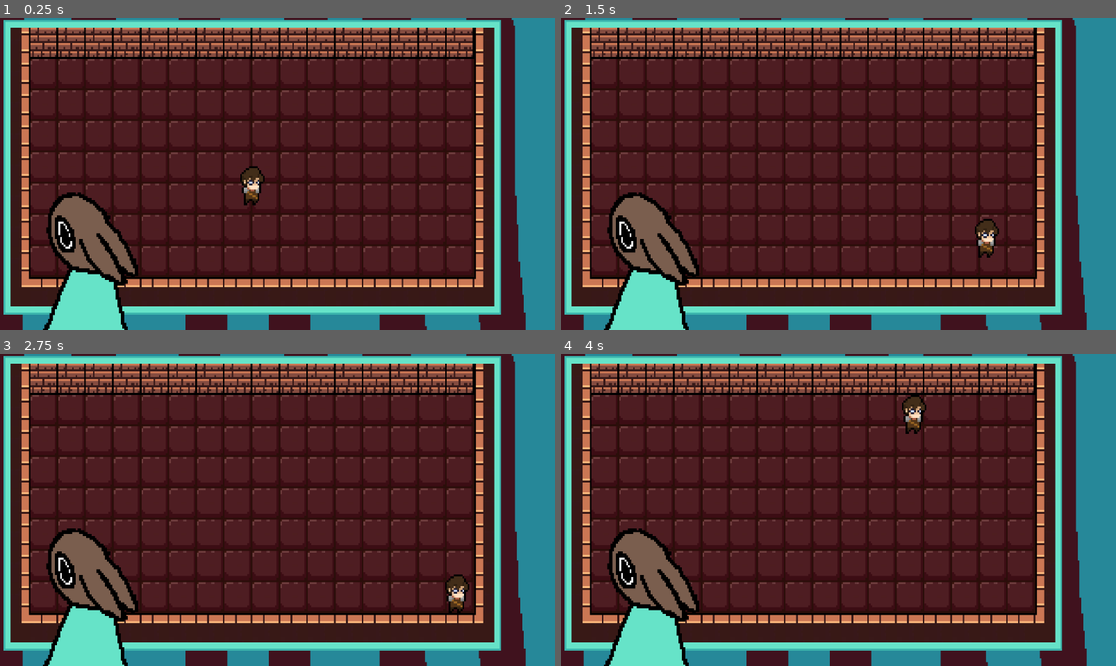
Above: before the commit, frames 1-4 (two rows, left to right).
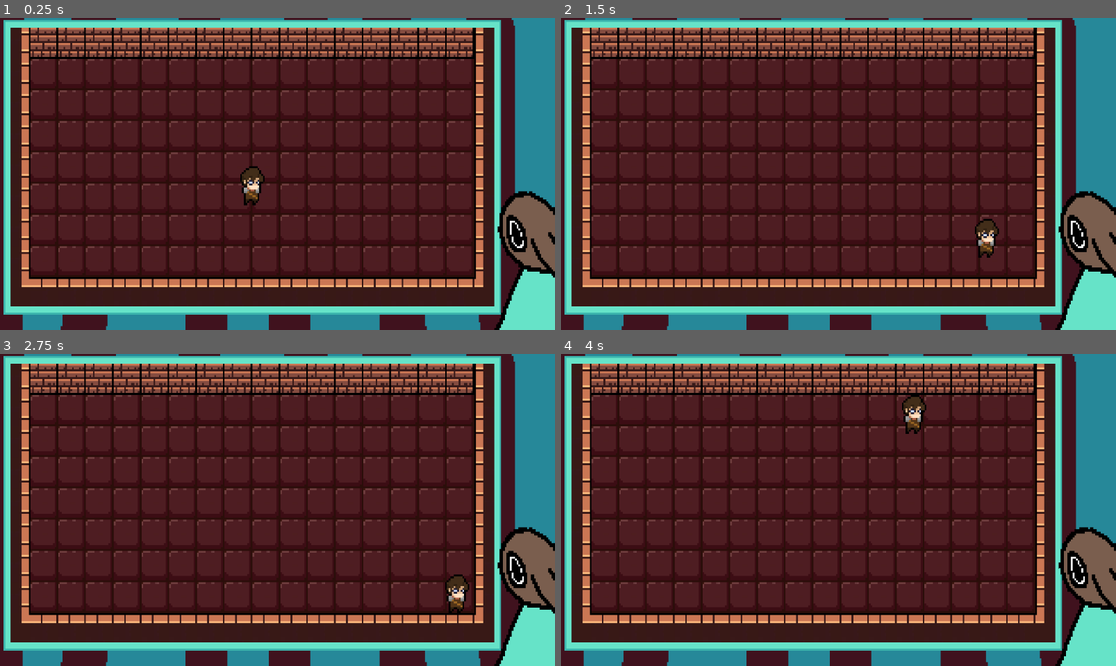
Above: after the commit, the same moments.

Repository: akaDeji/game-jam
Game: Godot game, scene res://scenes/Bob view.tscn
The game is run twice, just before and just after one commit, with the same random seed, the same clock (stepped at 60 frames per second) and the same inputs.
Inputs:
- Up to frame 1 (0.25 s): no input
- Up to frame 2 (1.5 s): tap Enter at 0.5 s; hold D (right) 0.53-1.28 s; hold Down (down) from 1.28 s (still down)
- Up to frame 3 (2.75 s): tap Space at 2 s; release Down (down) at 2.03 s; hold D (right) from 2.03 s (still down)
- Up to frame 4 (4 s): tap Enter at 2.75 s; release D (right) at 2.78 s; hold Up (up) 2.78-3.53 s; hold Left (left) from 3.53 s (still down)

The runs differ from the first frame. In frame 1, 8.8% of the frame differs, in the area x 7-100%, y 55-100%; in frame 2, 8.8%; in frame 3, 8.8%; in frame 4, 8.8%.

Commit message:
light changes

Diff:
--- a/scenes/Bob view.tscn
+++ b/scenes/Bob view.tscn
@@ -78,7 +78,7 @@
 
 [node name="bob" type="AnimatedSprite2D" parent="."]
 z_index = 2
-position = Vector2(-331, 148)
+position = Vector2(450, 147)
 sprite_frames = SubResource("SpriteFrames_5o8kr")
 animation = &"look at screen"
 autoplay = "look at screen"
--- /dev/null
+++ b/text.tscn
@@ -0,0 +1,7 @@
+[gd_scene format=3 uid="uid://ddiol247cl4n3"]
+
+[node name="Node2D" type="Node2D"]
+
+[node name="TextEdit" type="TextEdit" parent="."]
+offset_right = 8.0
+offset_bottom = 8.0
